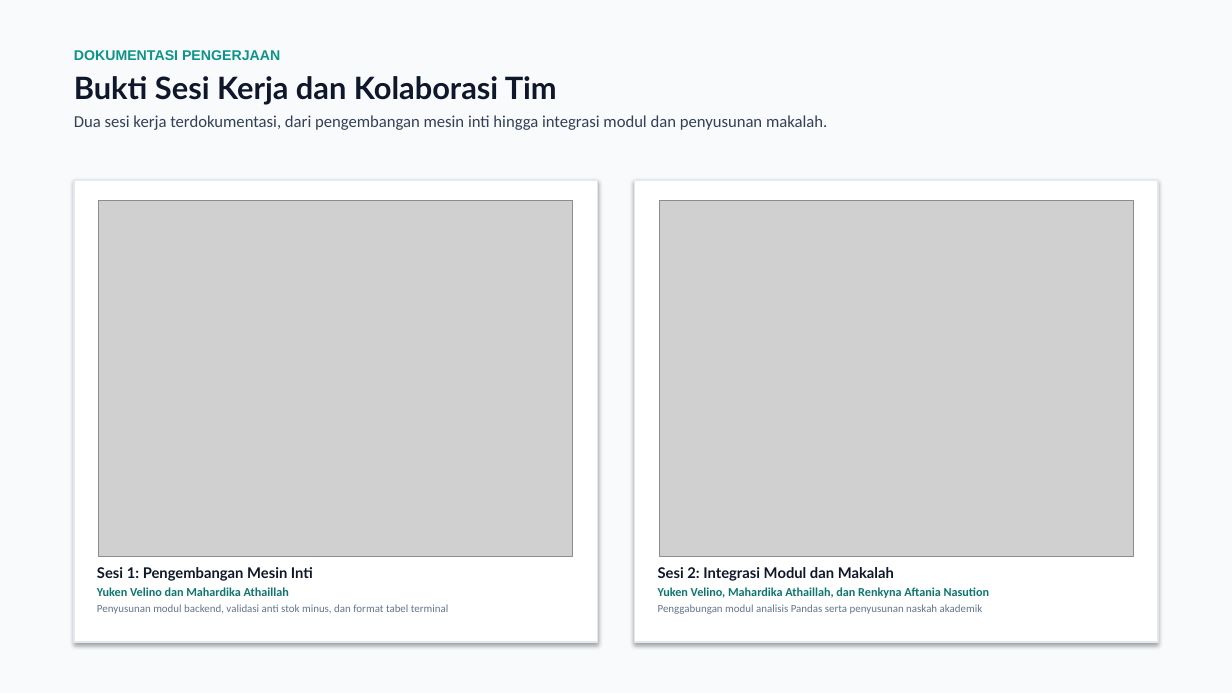
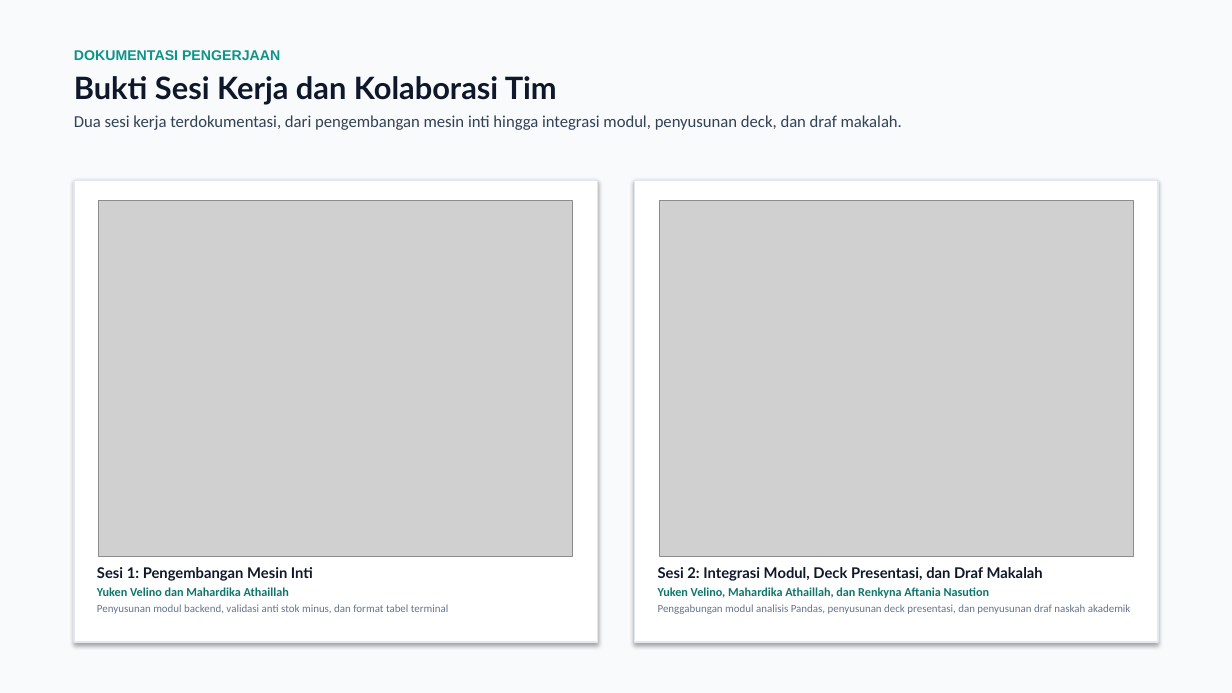
Before and after one commit to Curzyori/Stokku-Desktop, a slide deck: slide 12 of docs/presentasi/STOKKU_DESKTOP_PROGRES_P7.pptx. Drawn at 1232x693 pixels with LibreOffice and Linux fonts; fonts in the diff are those of the drawing; grey boxes stand for pictures. Boxes give left, top, right and bottom in pixels: in the first picture for what was removed or moved away, otherwise in the second. Text is boxed around its words. In the diff, an @@ line names an element or a change of style, - is before the commit and + after.

Commit message:
docs: perjelas cakupan sesi 2 dan tandai makalah sebagai draf

```diff
--- a/docs/presentasi/STOKKU_DESKTOP_PROGRES_P7.pptx
+++ b/docs/presentasi/STOKKU_DESKTOP_PROGRES_P7.pptx
@@ text at <box>74,115,902,130</box>: text changed @@
-Dua sesi kerja terdokumentasi, dari pengembangan mesin inti hingga integrasi modul dan penyusunan makalah.
+Dua sesi kerja terdokumentasi, dari pengembangan mesin inti hingga integrasi modul, penyusunan deck, dan draf makalah.
@@ text at <box>658,567,1043,581</box>: text changed @@
-Sesi 2: Integrasi Modul dan Makalah
+Sesi 2: Integrasi Modul, Deck Presentasi, dan Draf Makalah
@@ text at <box>658,604,1131,614</box>: text changed @@
-Penggabungan modul analisis Pandas serta penyusunan naskah akademik
+Penggabungan modul analisis Pandas, penyusunan deck presentasi, dan penyusunan draf naskah akademik
```
Also in this commit, not shown: 1 other slide changed, 5 other files.
